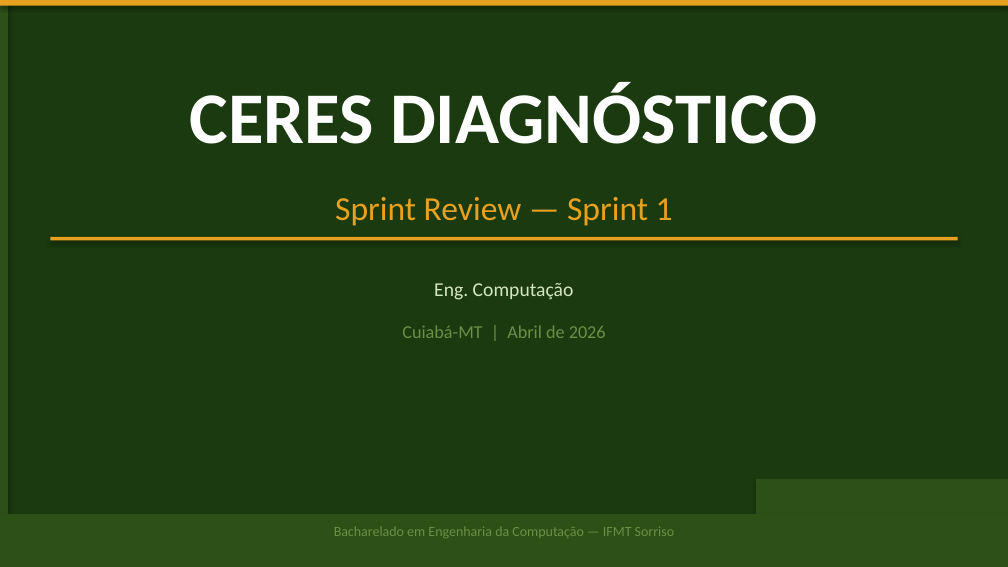
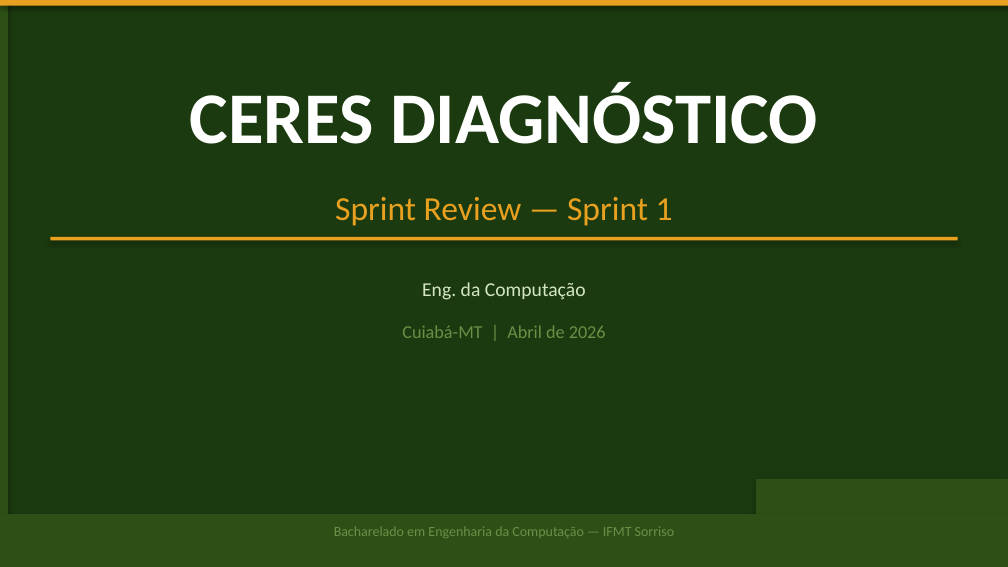
Before and after one commit to Namem/extensao2, a slide deck: slide 1 of Pre_arquivos/SprintReview_1_CeresDiagnostico.pptx. Drawn at 1008x567 pixels with LibreOffice and Linux fonts; fonts in the diff are those of the drawing. Boxes give left, top, right and bottom in pixels: in the first picture for what was removed or moved away, otherwise in the second. Text is boxed around its words. In the diff, an @@ line names an element or a change of style, - is before the commit and + after.

```diff
--- a/Pre_arquivos/SprintReview_1_CeresDiagnostico.pptx
+++ b/Pre_arquivos/SprintReview_1_CeresDiagnostico.pptx
@@ text at (422, 282, 586, 300): text changed @@
-Eng. Computação
+Eng. da Computação
```
Also in this commit, not shown: 1 other file.
